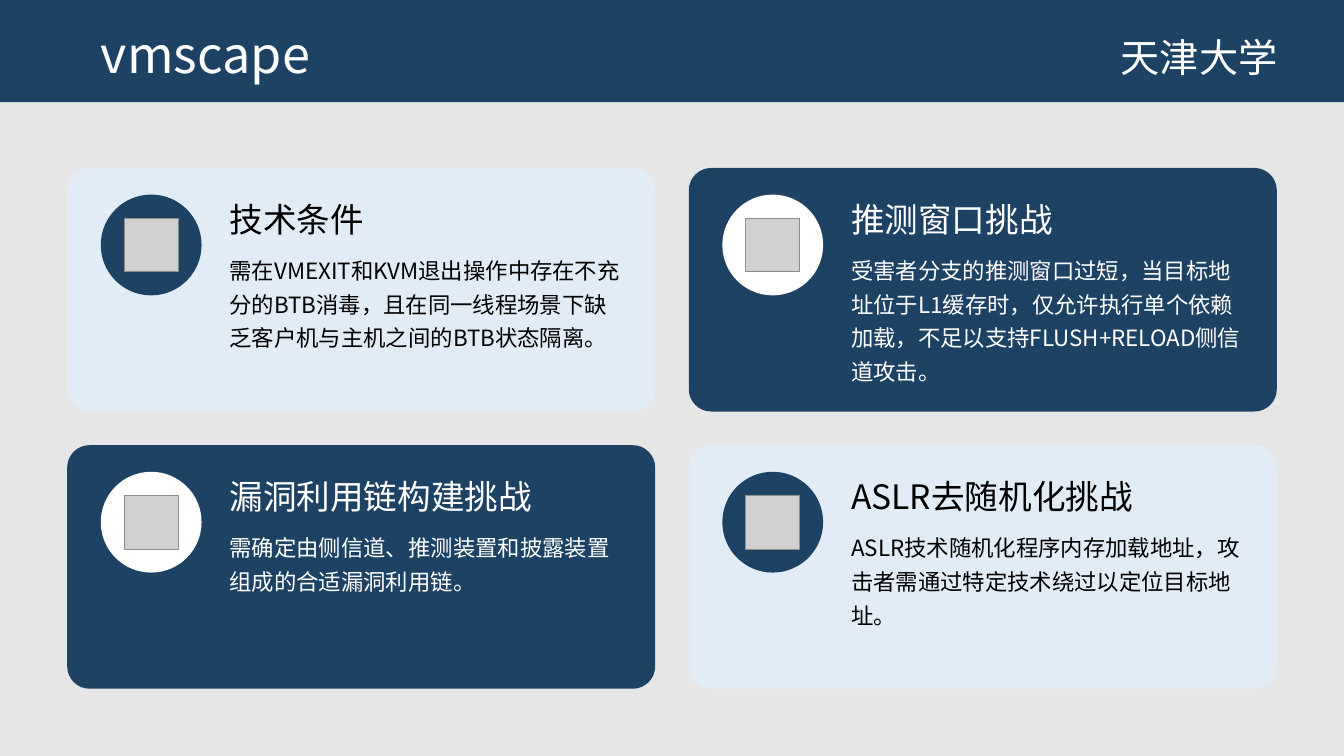
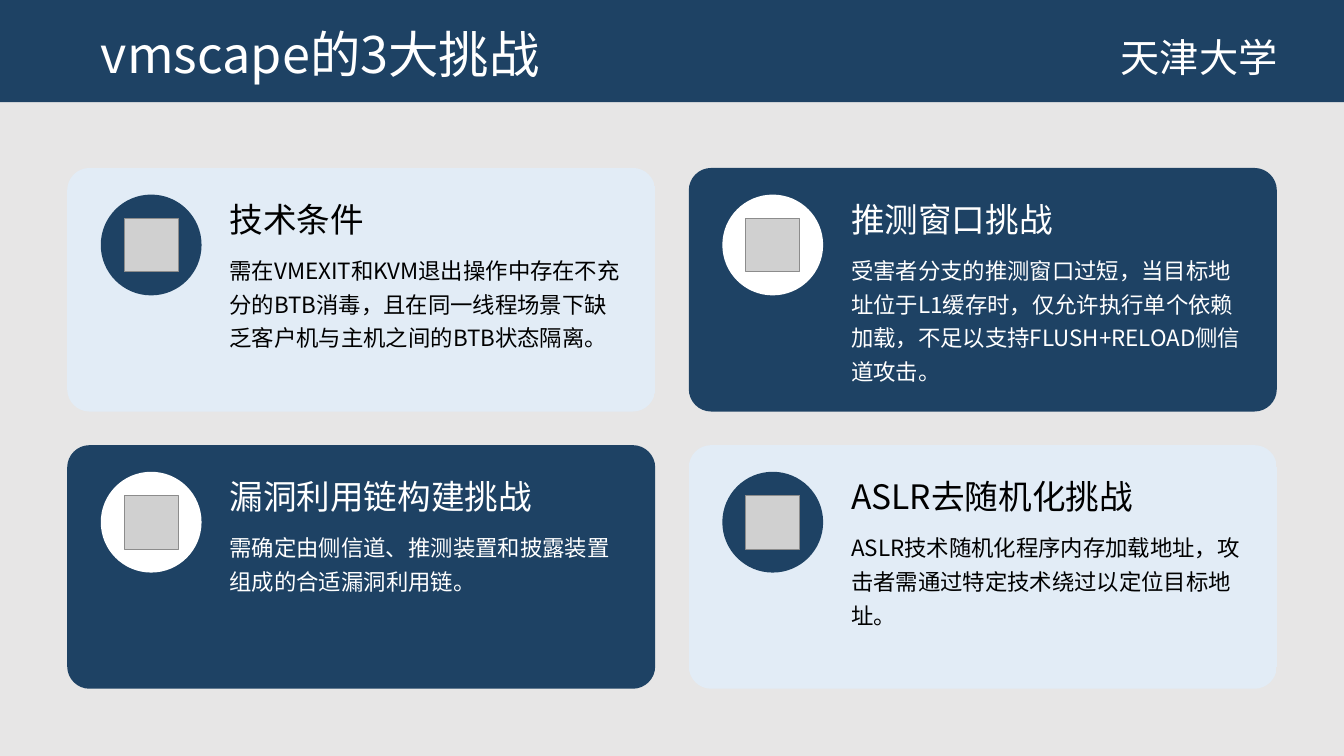
Before and after one commit to JHM2004/amd-microarch-side-channel-testbed, a slide deck: slide 12 of 第1次组会-原理学习-2026-01-07/第一次组会.pptx. Drawn at 1344x756 pixels with LibreOffice and Linux fonts; fonts in the diff are those of the drawing; grey boxes stand for pictures; background and template pictures are left out. Boxes give left, top, right and bottom in pixels: in the first picture for what was removed or moved away, otherwise in the second. Text is boxed around its words. In the diff, an @@ line names an element or a change of style, - is before the commit and + after.

```diff
--- a/第1次组会-原理学习-2026-01-07/第一次组会.pptx
+++ b/第1次组会-原理学习-2026-01-07/第一次组会.pptx
@@ title at <box>101,30,540,85</box>: text changed @@
-vmscape
+vmscape的3大挑战
```
Also in this commit, not shown: 10 other slides changed, 1 slide added, 1 slide removed.
